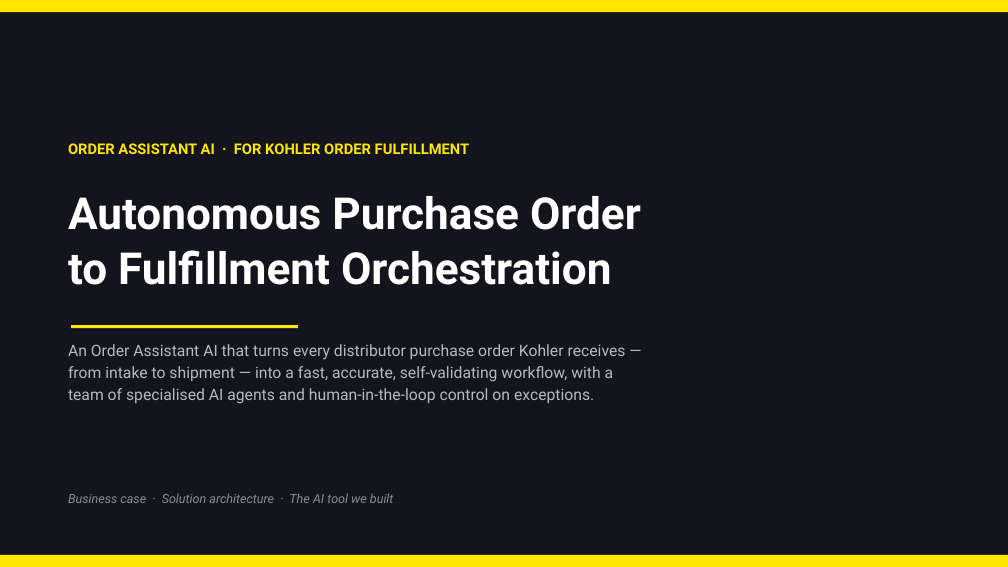
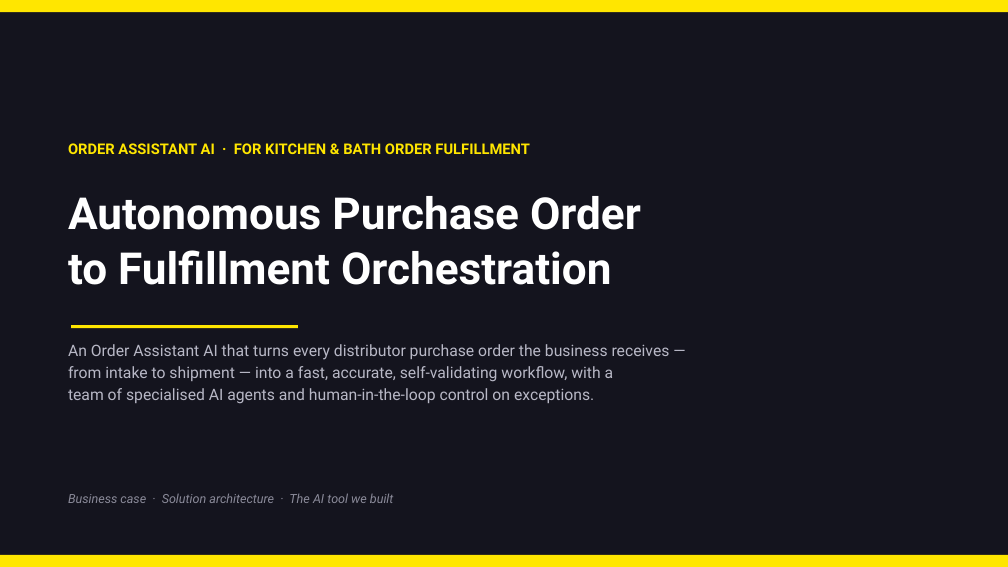
Before and after one commit to sanjayk-ey/pofullfilmentpoc, a slide deck: slide 1 of demo/PO-Fulfillment-Orchestration-Architecture.pptx. Drawn at 1008x567 pixels with LibreOffice and Linux fonts; fonts in the diff are those of the drawing. Boxes give left, top, right and bottom in pixels: in the first picture for what was removed or moved away, otherwise in the second. Text is boxed around its words. In the diff, an @@ line names an element or a change of style, - is before the commit and + after.

```diff
--- a/demo/PO-Fulfillment-Orchestration-Architecture.pptx
+++ b/demo/PO-Fulfillment-Orchestration-Architecture.pptx
@@ text at (68,143,530,154): text changed @@
-ORDER ASSISTANT AI · FOR KOHLER ORDER FULFILLMENT
+ORDER ASSISTANT AI · FOR KITCHEN & BATH ORDER FULFILLMENT
@@ text at (68,344,670,360): text changed @@
-An Order Assistant AI that turns every distributor purchase order Kohler receives —
+An Order Assistant AI that turns every distributor purchase order the business receives —
```
Also in this commit, not shown: 18 other slides changed, 1 other file.
